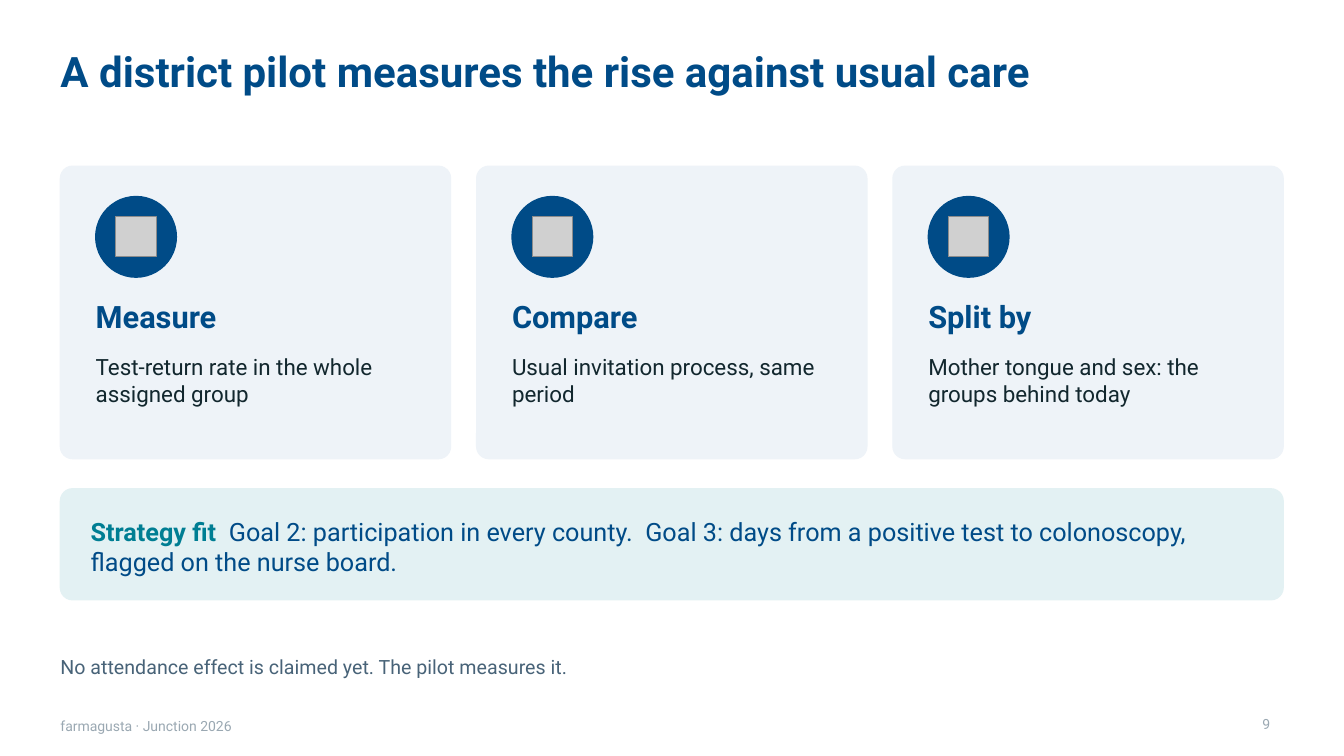
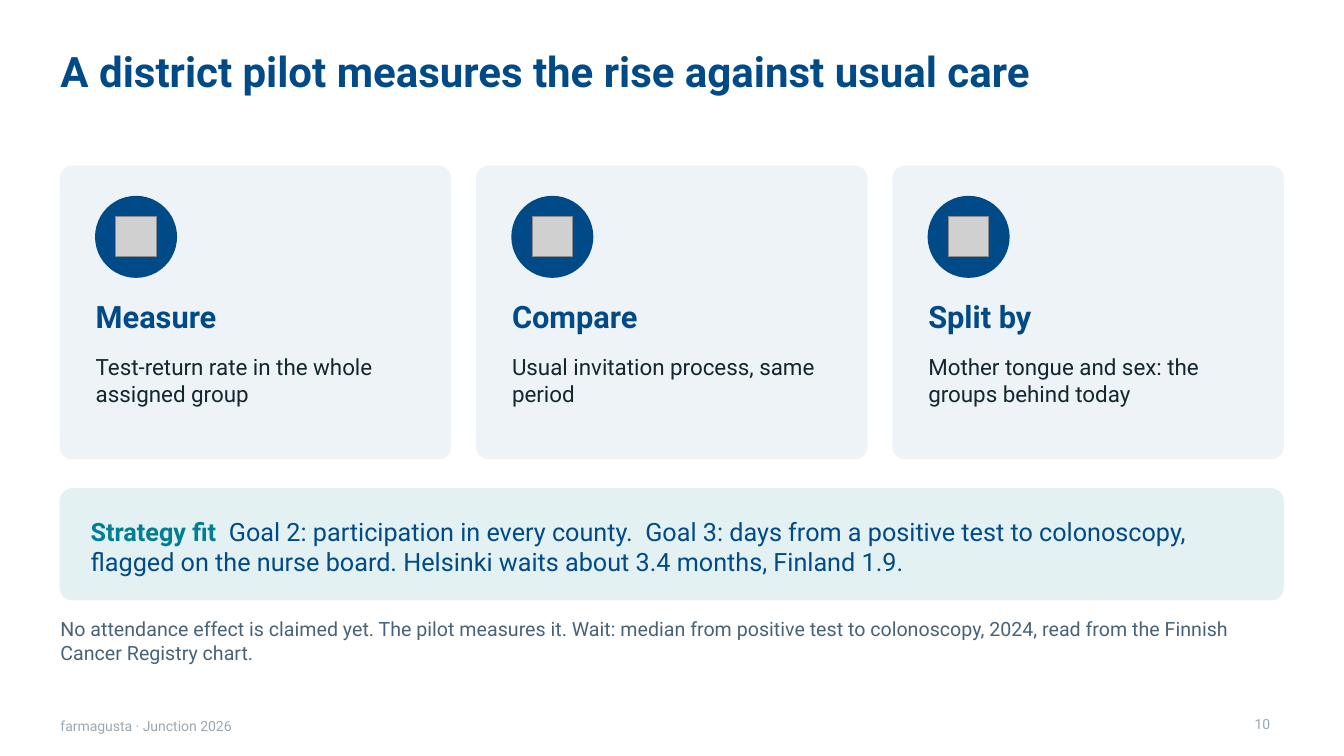
Before and after one commit to rromppanen/junction26, a slide deck: slide 10 of docs/pitch/farmagusta-screening-attendance.pptx (slide 9 before the commit). Drawn at 1344x756 pixels with LibreOffice and Linux fonts; fonts in the diff are those of the drawing; grey boxes stand for pictures. Boxes give left, top, right and bottom in pixels: in the first picture for what was removed or moved away, otherwise in the second. Text is boxed around its words. In the diff, an @@ line names an element or a change of style, - is before the commit and + after.

```diff
--- a/docs/pitch/farmagusta-screening-attendance.pptx
+++ b/docs/pitch/farmagusta-screening-attendance.pptx
@@ text at (91, 522, 1185, 577): text changed @@
-Strategy fit Goal 2: participation in every county. Goal 3: days from a positive test to colonoscopy, flagged on the nurse board.
+Strategy fit Goal 2: participation in every county. Goal 3: days from a positive test to colonoscopy, flagged on the nurse board. Helsinki waits about 3.4 months, Finland 1.9.
@@ text at (60, 621, 1228, 664): text changed @@
-No attendance effect is claimed yet. The pilot measures it.
+No attendance effect is claimed yet. The pilot measures it. Wait: median from positive test to colonoscopy, 2024, read from the Finnish Cancer Registry chart.
@@ page number at (1255, 719, 1271, 729): text changed @@
-9
+10
```
Also in this commit, not shown: 2 other slides changed, 1 slide added, 1 slide removed, 2 other files.
